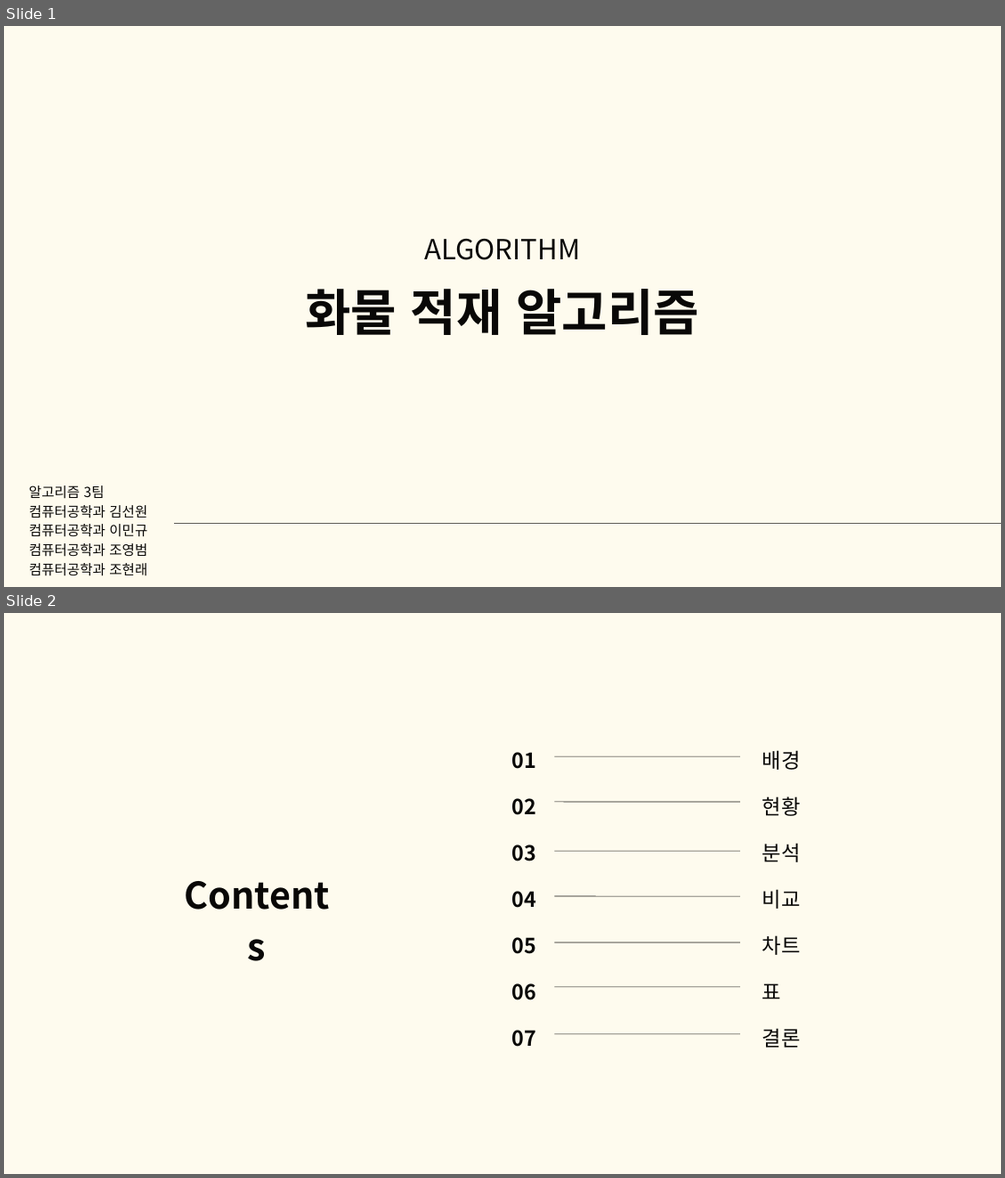
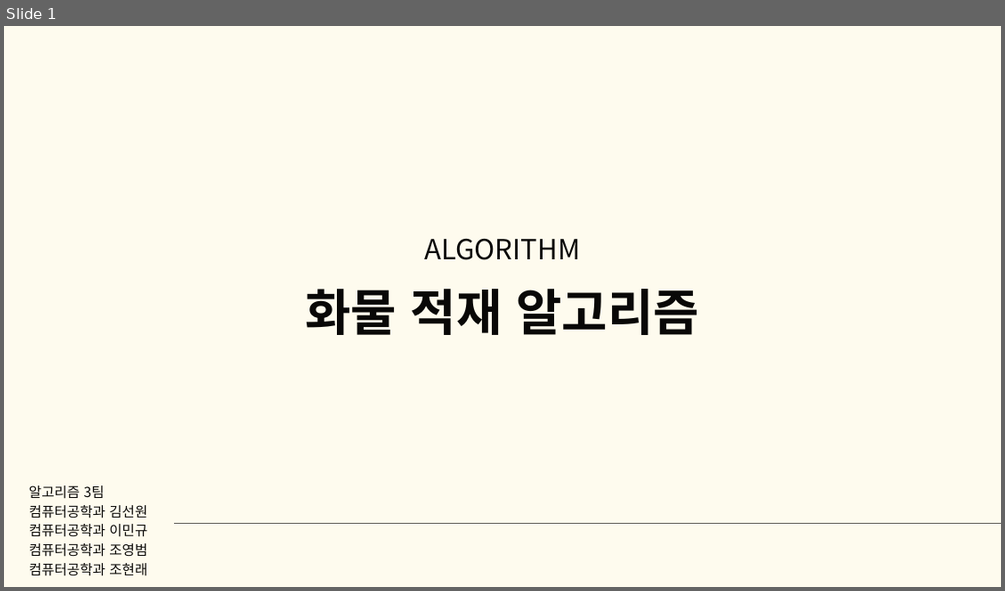
Before and after one commit to good-thing/CargoDriver, a slide deck: 알고리즘 3팀 화물차 알고리즘.pptx. Shown one above the other, each under a label of ours: slides 1 and 2 before the commit, slide 1 after it. The pictures are 1005x1178 and 1005x591 pixels, drawn with LibreOffice and Linux fonts; fonts in the diff are those of the drawing. Boxes give left, top, right and bottom in pixels: in the first picture for what was removed or moved away, otherwise in the second. Text is boxed around its words. In the diff, an @@ line names an element or a change of style, - is before the commit and + after.

```diff
--- a/알고리즘 3팀 화물차 알고리즘.pptx
+++ b/알고리즘 3팀 화물차 알고리즘.pptx
@@ slide 2 removed at [4, 613, 1001, 1174], background #FEFBEE @@
@@ text removed at [512, 752, 537, 1046] @@
-01
-02
-03
-04
-05
-06
-07
@@ line removed from (554, 756) to (740, 756) @@
@@ text removed at [762, 750, 801, 1047] @@
-배경
-현황
-분석
-비교
-차트
-표
-결론
@@ line removed from (554, 802) to (740, 802) @@
@@ line removed from (554, 851) to (740, 851) @@
@@ text removed at [177, 865, 337, 915] @@
-Contents
@@ line removed from (554, 896) to (740, 896) @@
@@ line removed from (554, 942) to (740, 942) @@
@@ line removed from (554, 987) to (740, 987) @@
@@ line removed from (554, 1034) to (740, 1034) @@
```
Also in this commit, not shown: 3 slides changed, 14 slides added, 12 other slides removed, 22 other files.
